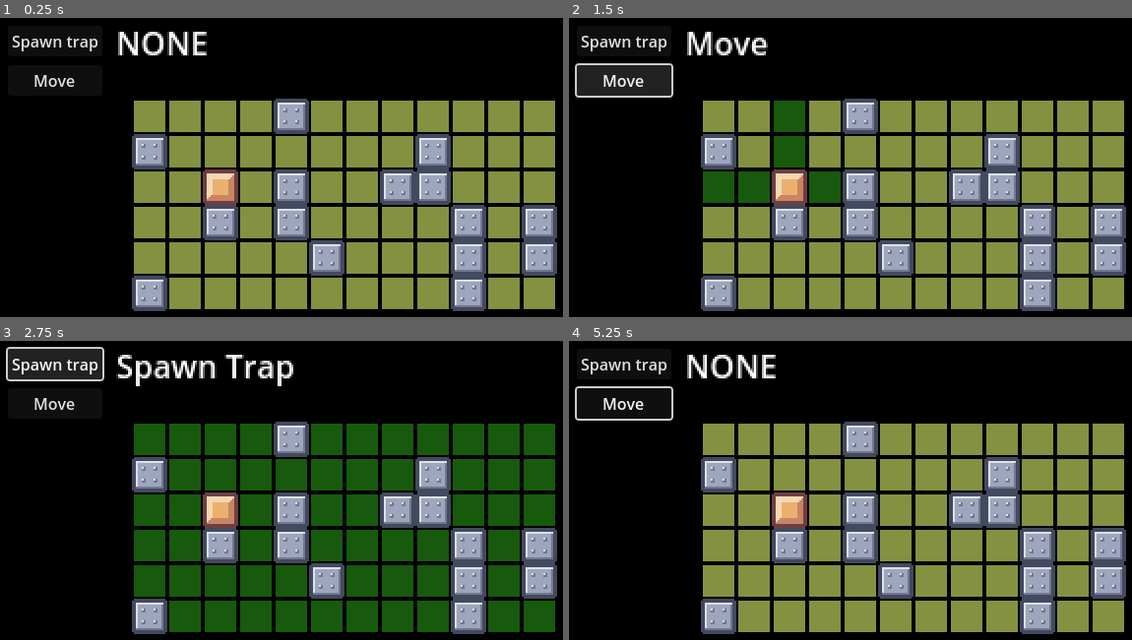
Above: before the commit, frames 1-4 (two rows, left to right).
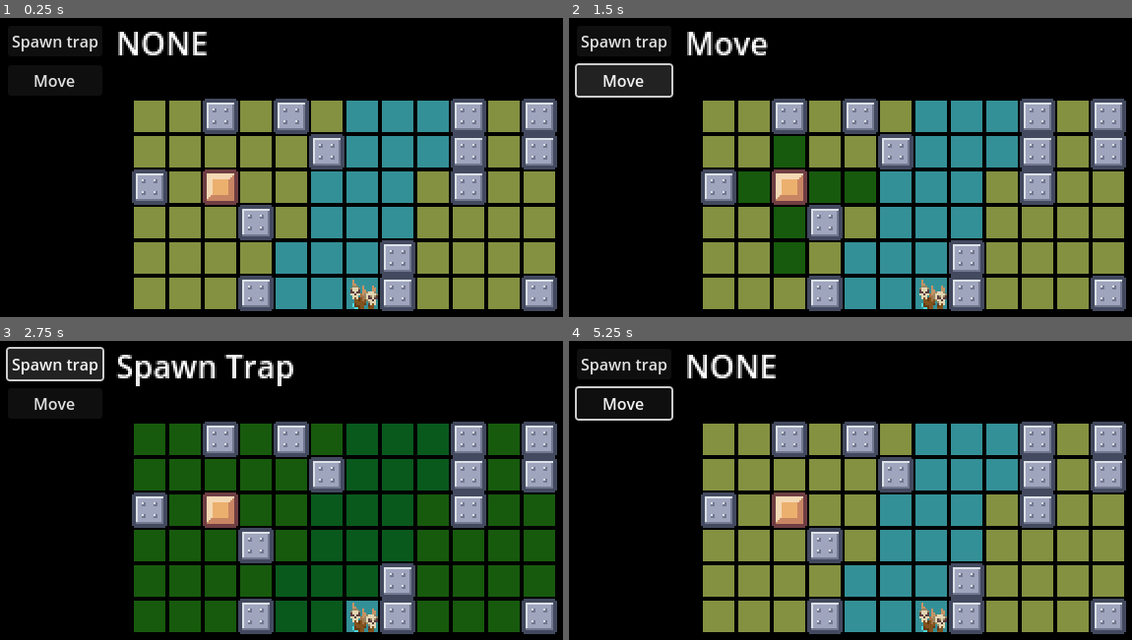
Above: after the commit, the same moments.

Repository: SadnessTrain/ronin-final-breath
Game: Godot game, scene res://Scenes/MainScene.tscn
The game is run twice, just before and just after one commit, with the same random seed, the same clock (stepped at 60 frames per second) and the same inputs.
Inputs (mouse positions are in pixels of both pictures, inside the frame that each line leads up to):
- Up to frame 1 (0.25 s): no input
- Up to frame 2 (1.5 s): click "Spawn trap" at 0.5 s; click "Move" at 1.25 s
- Up to frame 3 (2.75 s): click "Spawn trap" at 2 s
- Up to frame 4 (5.25 s): click "Move" at 2.75 s; click "Spawn trap" at 3.5 s; click "Move" at 4.25 s; tap Enter at 5 s; move the mouse to (721, 439) at 5.02 s; click (721, 439) at 5.1 s

The runs differ from the first frame. In frame 1, 29% of the frame differs, in the area x 23-99%, y 26-99%; in frame 2, 29%; in frame 3, 20%; in frame 4, 29%.

Commit message:
Add water obstacle

Diff:
--- /dev/null
+++ b/Scenes/Entities/Obstacle/WaterObstacleEntity.tscn
@@ -0,0 +1,10 @@
+[gd_scene load_steps=3 format=3 uid="uid://2ssmvcgklvht"]
+
+[ext_resource type="Script" path="res://Scripts/Entities/Obstacle/WallEntity.gd" id="1_dj1rj"]
+[ext_resource type="Texture2D" uid="uid://dgsoynr7igg7o" path="res://Textures/Playfield/WaterObstacle.png" id="2_rsvv3"]
+
+[node name="Wall" type="Node2D"]
+script = ExtResource("1_dj1rj")
+
+[node name="Sprite2D" type="Sprite2D" parent="."]
+texture = ExtResource("2_rsvv3")
--- a/Scripts/Playfield/Playfield.gd
+++ b/Scripts/Playfield/Playfield.gd
@@ -4,6 +4,7 @@
 var testingMovableEntityScene = preload("res://Scenes/Entities/MovableEntity.tscn") #TODO remove
 var tileScene = preload("res://Scenes/Playfield/Tile.tscn")
 var wallEntityScene = preload("res://Scenes/Entities/Obstacle/WallEntity.tscn")
+var waterObstacleScene = preload("res://Scenes/Entities/Obstacle/WaterObstacleEntity.tscn")
 
 var cellSize: Vector2i = Vector2i(18, 18)
 var size: Vector2i = Vector2i(12, 6)
@@ -29,14 +30,12 @@
 
 			tile.createTile(x + y, pos, self)
 
-			if Utils.randomInt(0, 10) >= 9:
-				CreateWall(tile)
-
 			add_child(tile)
 
 			tiles[pos] = tile
 
 	GenerateRiver()
+	GenerateRandomObstacles()
 
 	tiles[Vector2i(2, 2)].appendEntity(testPlayer)
 	player = testPlayer
@@ -83,8 +82,20 @@
 	for waterTilePos in GetAllWaterTilesPos(randomTopPosition, randomBottomPosition, 3):
 		tiles[waterTilePos].SetType("WATER")
 
-func CreateWall(tile: Tile):
-	var wall: Entity = wallEntityScene.instantiate()
+func GenerateRandomObstacles():
+	for tilePos in tiles:
+		print(tilePos)
+		if Utils.randomInt(0, 10) >= 9:
+			var tile = tiles[tilePos]
+
+			if tile.type == "WATER":
+				CreateObstacle(tile, waterObstacleScene)
+			else:
+				CreateObstacle(tile, wallEntityScene)
+
+
+func CreateObstacle(tile: Tile, obstacleEntity: PackedScene):
+	var wall: Entity = obstacleEntity.instantiate()
 	tile.appendEntity(wall)
 
 func GetTileByPos(pos: Vector2i) -> Tile:
Binary file added: Textures/Playfield/WaterObstacle.png
Not shown, added: Textures/Playfield/WaterObstacle.png.import
